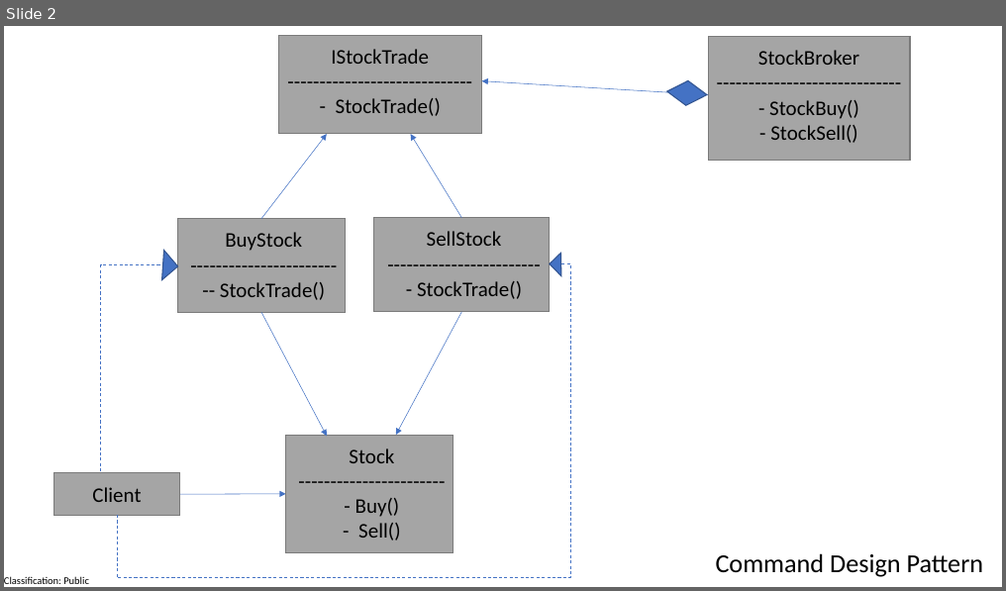
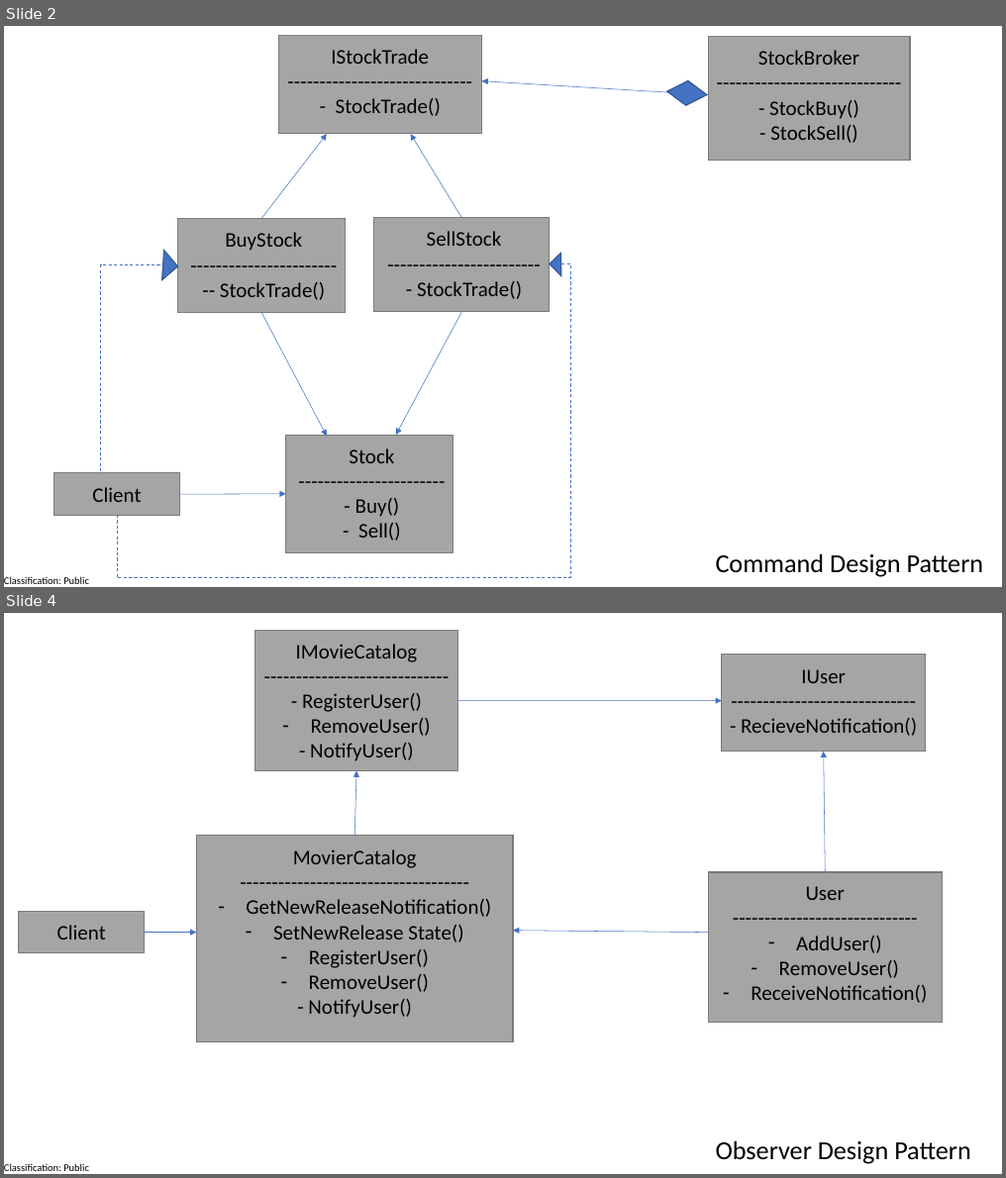
Before and after one commit to aakriti1404/DesignPatterns, a slide deck: BehavioralDesignPattern.pptx. Shown one above the other, each under a label of ours: slide 2 before the commit, slides 2 and 4 after it; the slides between them are not shown. The pictures are 1006x591 and 1006x1178 pixels, drawn with LibreOffice and Linux fonts; fonts in the diff are those of the drawing. Boxes give left, top, right and bottom in pixels: in the first picture for what was removed or moved away, otherwise in the second. Text is boxed around its words. In the diff, an @@ line names an element or a change of style, - is before the commit and + after.

```diff
--- a/BehavioralDesignPattern.pptx
+++ b/BehavioralDesignPattern.pptx
@@ slide 4 added at box(4, 613, 1002, 1174), background #FFFFFF; not listed: 1 template element that a slide beside it also shows @@
@@ rectangle added at box(254, 630, 458, 771), fill #A5A5A5, outline #7A7A7A 1 pt @@
@@ text added at box(296, 644, 431, 761), 20 pt, text #000000 @@
+IMovieCatalog
+-----------------------------
+- RegisterUser()
+– RemoveUser()
+- NotifyUser()
@@ rectangle added at box(722, 655, 926, 751), fill #A5A5A5, outline #7A7A7A 1 pt @@
@@ text added at box(741, 669, 917, 736), 20 pt, text #000000 @@
+IUser
+-----------------------------
+- RecieveNotification()
@@ arrow added from (458, 700) to (722, 700), #4472C4 0.5 pt @@
@@ arrow added from (826, 872) to (824, 752), #4472C4 0.5 pt @@
@@ arrow added from (355, 836) to (356, 771), #4472C4 0.5 pt @@
@@ rectangle added at box(196, 836, 513, 1042), fill #A5A5A5, outline #7A7A7A 1 pt @@
@@ text added at box(246, 850, 491, 1018), 20 pt, text #000000 @@
+MovierCatalog
+------------------------------------
+– GetNewReleaseNotification()
+– SetNewRelease State()
+– RegisterUser()
+– RemoveUser()
+- NotifyUser()
@@ rectangle added at box(709, 872, 943, 1023), fill #A5A5A5, outline #7A7A7A 1 pt @@
@@ text added at box(750, 886, 927, 1003), 20 pt, text #000000 @@
+User
+-----------------------------
+– AddUser()
+– RemoveUser()
+– ReceiveNotification()
@@ rectangle added at box(18, 911, 144, 953), fill #A5A5A5, outline #7A7A7A 1 pt @@
@@ text added at box(57, 925, 106, 940), 20 pt, text #000000 @@
+Client
@@ line added from (81, 916) to (81, 916), #4472C4 0.5 pt @@
@@ arrow added from (145, 933) to (196, 933), #4472C4 0.5 pt @@
@@ arrow added from (709, 933) to (513, 931), #4472C4 0.5 pt @@
@@ text added at box(716, 1141, 971, 1164), 25 pt, text #000000 @@
+Observer Design Pattern
```
Also in this commit, not shown: 1 slide changed, 2 other slides added, 7 other files.
